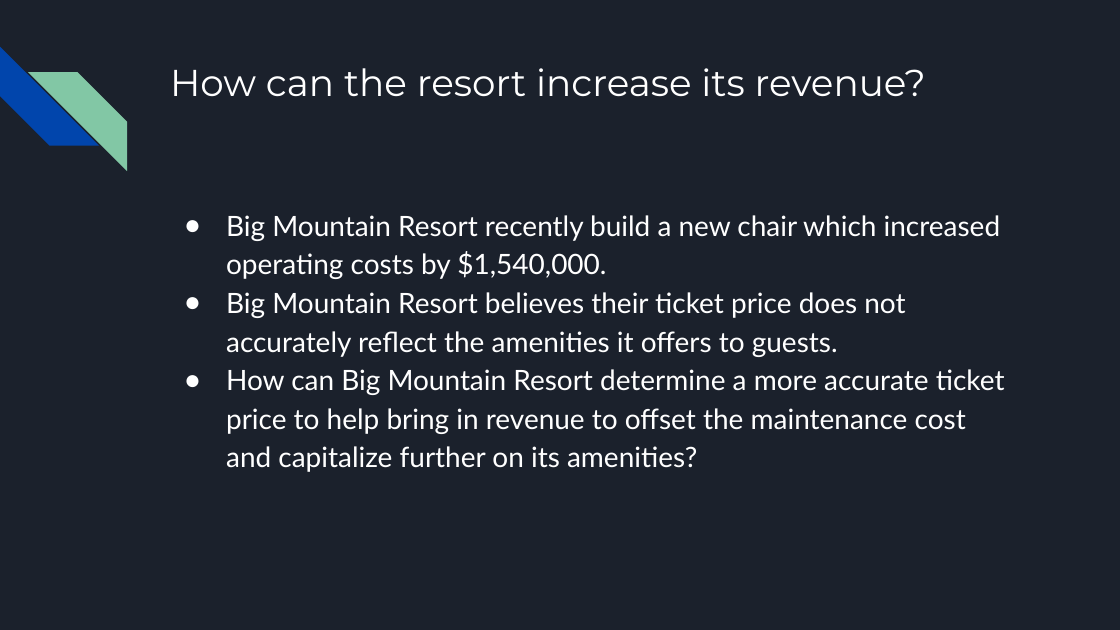
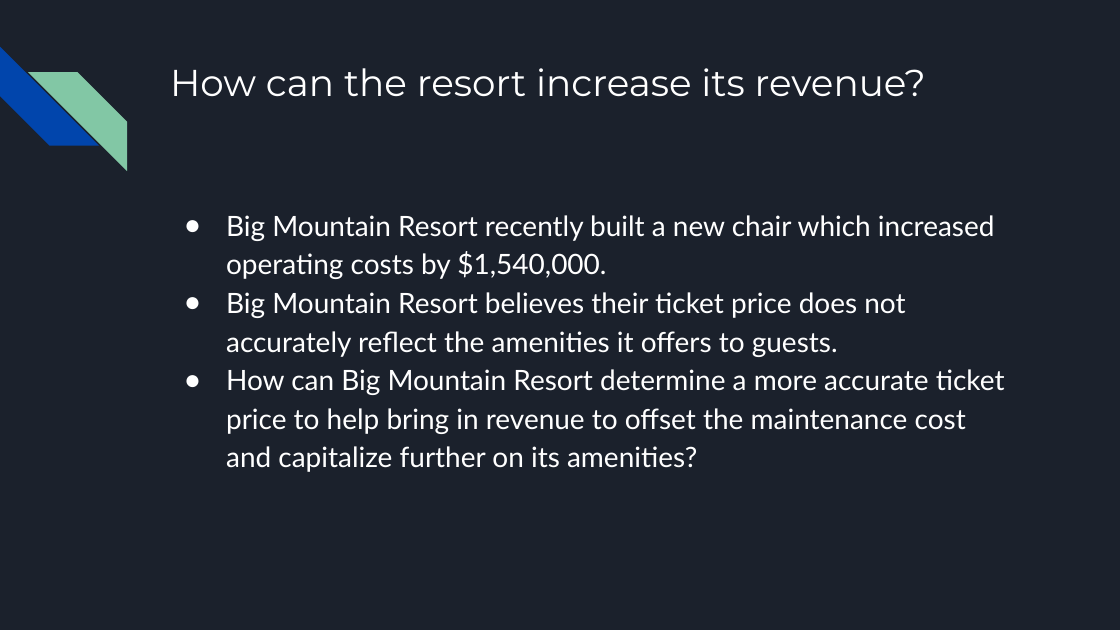
Before and after one commit to gsadecki/DataScienceGuidedCapstone, a slide deck: slide 2 of Guided Capstone Project Slide Deck.pptx. Drawn at 1120x630 pixels with LibreOffice and Linux fonts; fonts in the diff are those of the drawing. Boxes give left, top, right and bottom in pixels: in the first picture for what was removed or moved away, otherwise in the second. Text is boxed around its words. In the diff, an @@ line names an element or a change of style, - is before the commit and + after.

```diff
--- a/Guided Capstone Project Slide Deck.pptx
+++ b/Guided Capstone Project Slide Deck.pptx
@@ text at bbox=[226, 215, 995, 279]: text changed @@
-● Big Mountain Resort recently build a new chair which increased operating costs by $1,540,000.
+● Big Mountain Resort recently built a new chair which increased operating costs by $1,540,000.
```
Also in this commit, not shown: 3 other slides changed, 3 slides added, 2 slides removed.
